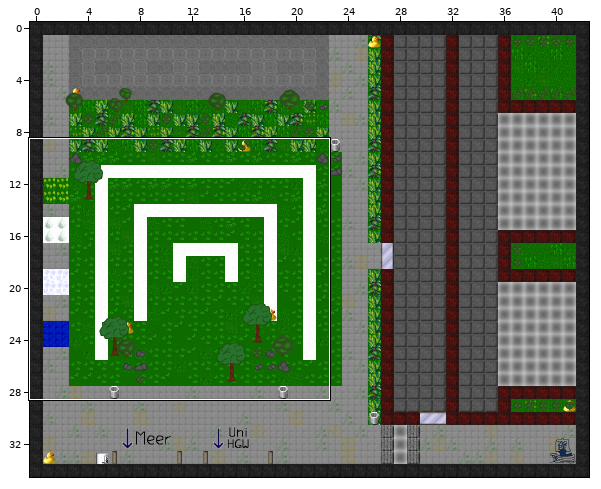
An edit to a level. Tiled map (JSON), Zapf_Uni_Rostock/maps/amphitheater.json. Above: a wide view before the commit, with the close-up outlined.
Close-up. Before the edit:
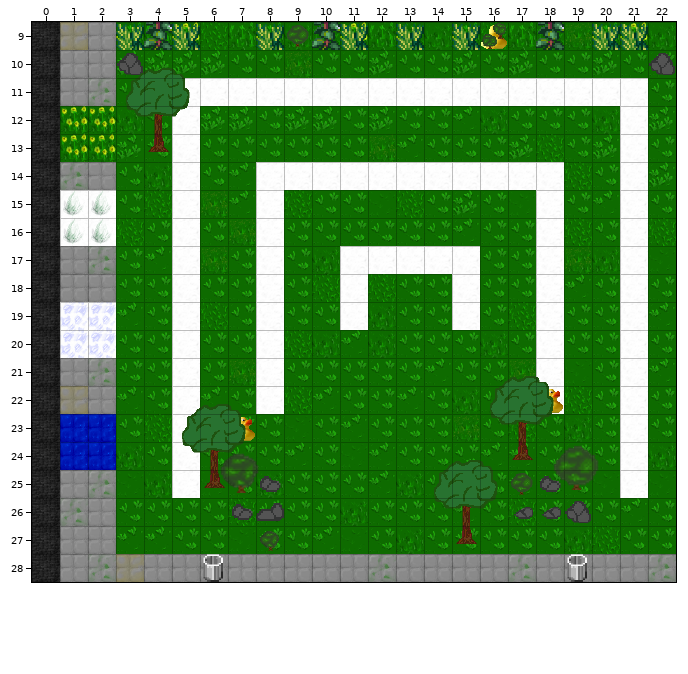
Cells are 32x32 px. Shown: x 0..22, y 9..28.
The same view after the edit:
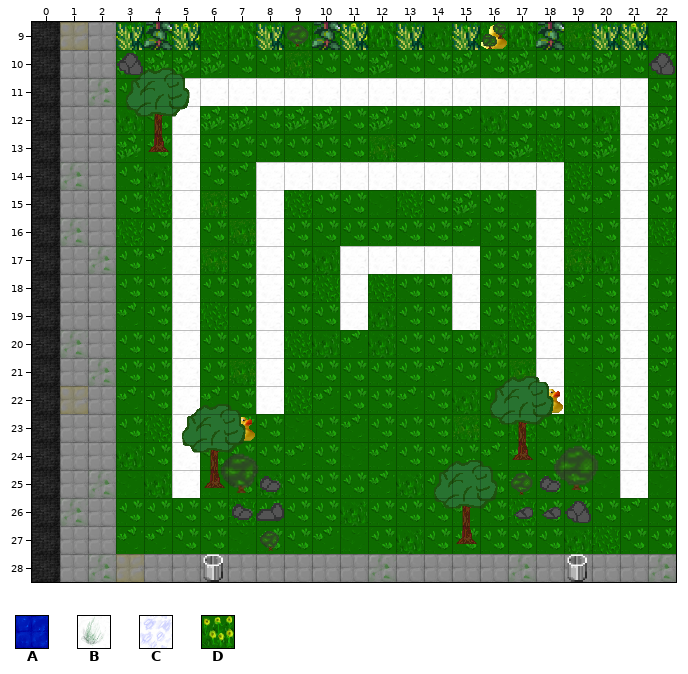
Key: from "floor": A 44, B 47, C 53, D 61.
_ is an empty cell.
Edits made:
Layer "Telegram-Channel" (removed):
y 23..24: x 1..2 AA -> __
Layer "Telegram-Channel2" (removed):
y 19..20: x 1..2 CC -> __
Layer "Telegram_jona_test" (removed):
y 12..13: x 1..2 DD -> __
Layer "Programm_AK" (removed):
y 15..16: x 1..2 BB -> __
Boxes around the changes in both close-ups, in picture pixels (x1, y1, x2, y2):
removed: (60, 106, 116, 162)
removed: (60, 190, 116, 246)
removed: (60, 302, 116, 358)
removed: (60, 414, 116, 470)
